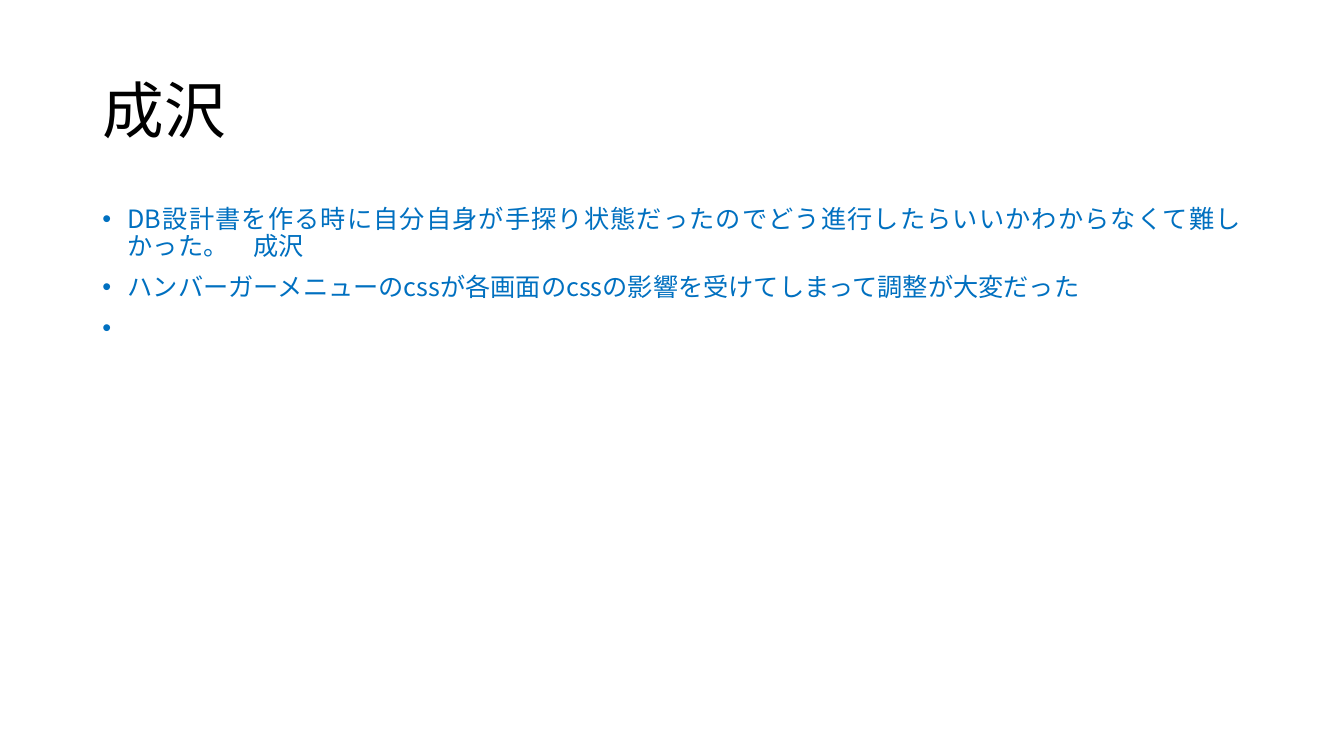
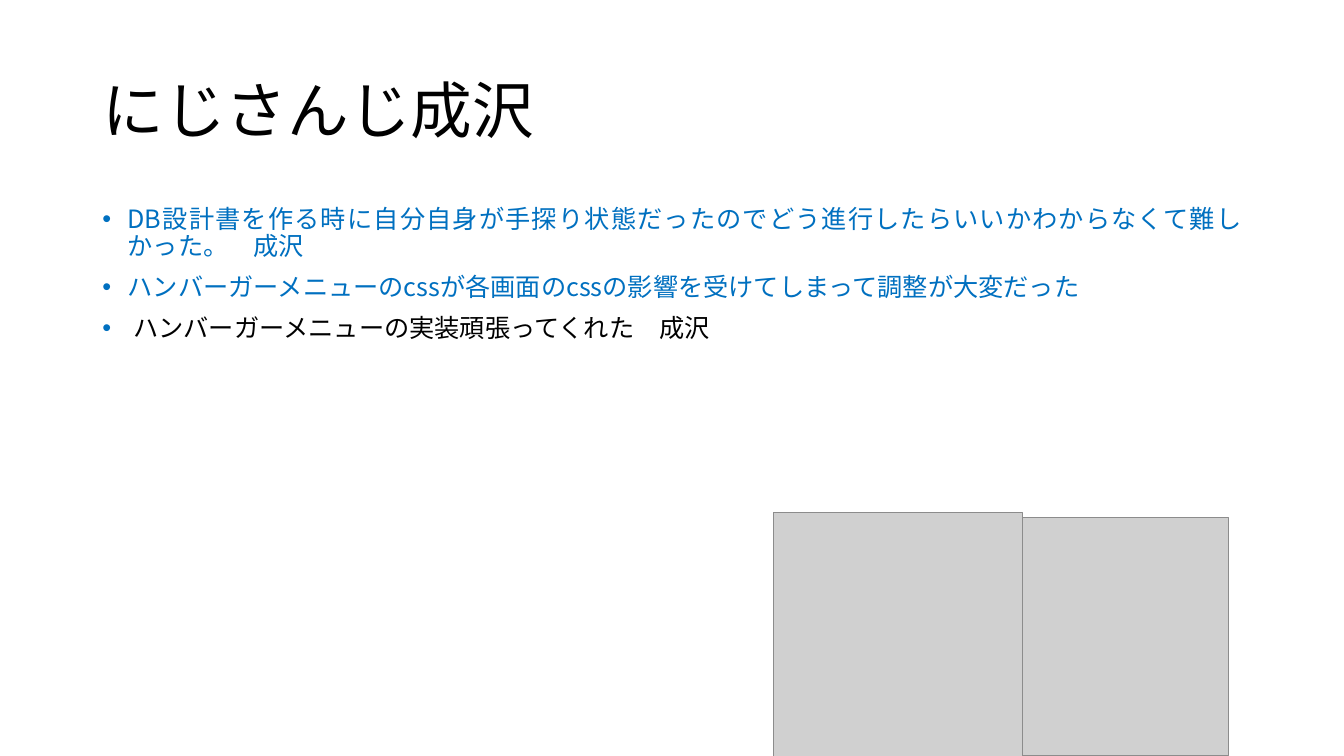
Before and after one commit to dojo2023/E-3, a slide deck: slide 17 of doc/チーム開発成果発表.pptm (slide 11 before the commit). Drawn at 1344x756 pixels with LibreOffice and Linux fonts; fonts in the diff are those of the drawing; grey boxes stand for pictures. Boxes give left, top, right and bottom in pixels: in the first picture for what was removed or moved away, otherwise in the second. Text is boxed around its words. In the diff, an @@ line names an element or a change of style, - is before the commit and + after.

```diff
--- a/doc/チーム開発成果発表.pptm
+++ b/doc/チーム開発成果発表.pptm
@@ title at (102,81,533,138): text changed @@
-成沢
+にじさんじ成沢
@@ text at (133,315,709,339): paragraph added @@
+• ハンバーガーメニューの実装頑張ってくれた 成沢
@@ picture added at (774,512,1023,756) @@
@@ picture added at (991,518,1229,756) @@
```
Also in this commit, not shown: 9 other slides changed, 11 slides added, 3 slides removed, 10 other files.
